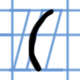
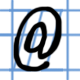
The second 80 x 80 image is a revision of the first. Changes to its layers:
hid "(" over [27, 8, 55, 72]
added layer "@" above "space" over [13, 6, 63, 72]
